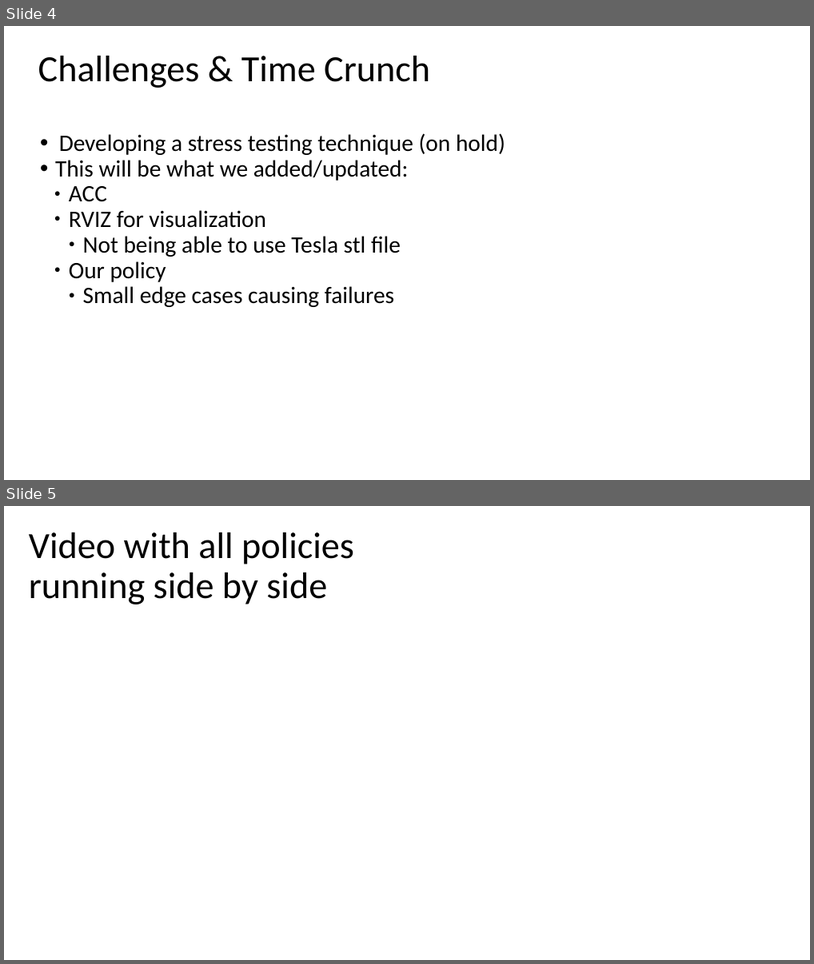
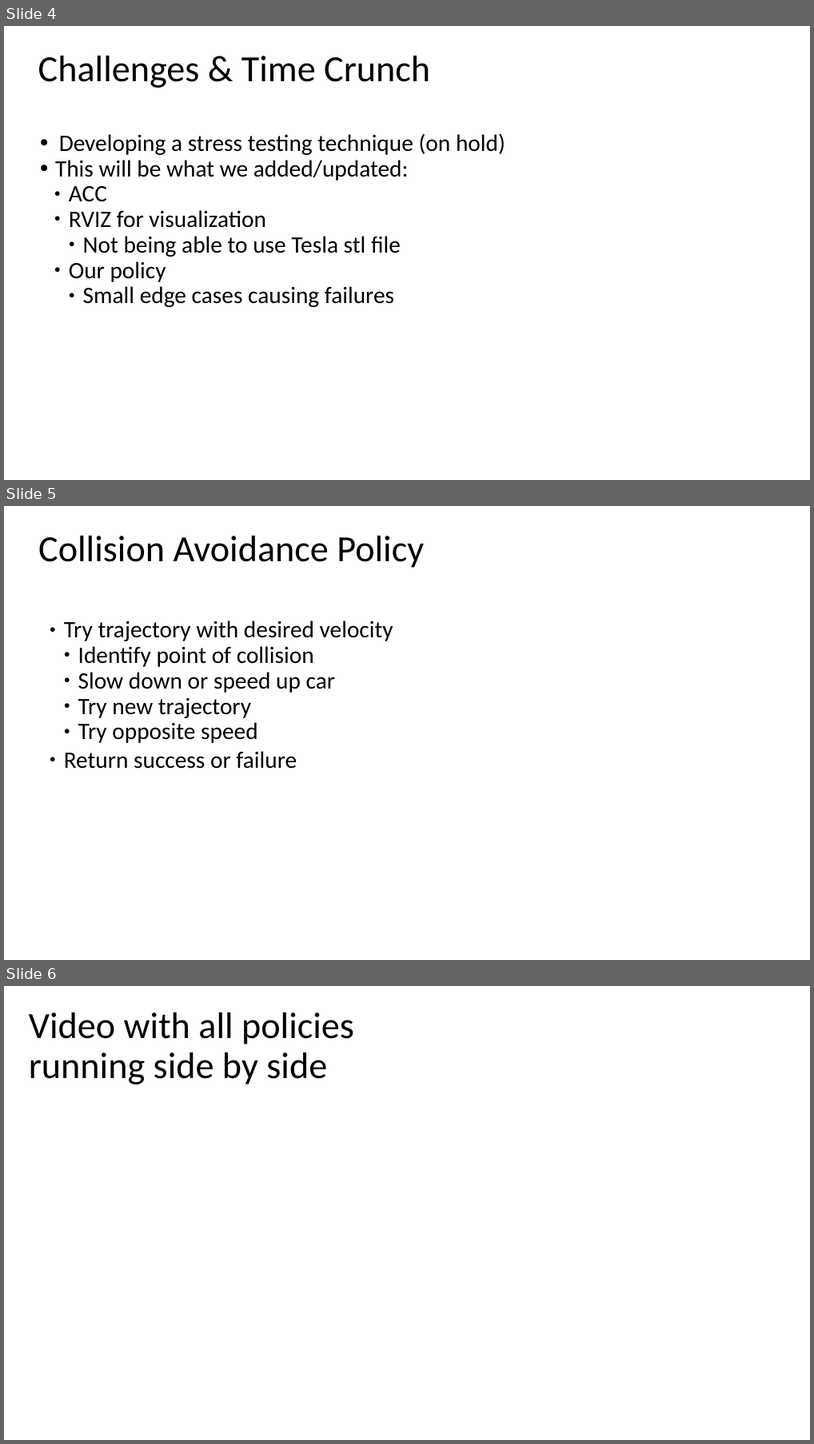
Before and after one commit to adfayed/aim_ros, a slide deck: Final Project Presentation.odp. Shown one above the other, each under a label of ours: slides 4 and 5 before the commit, slides 4, 5 and 6 after it. The pictures are 814x964 and 814x1444 pixels, drawn with LibreOffice and Linux fonts; fonts in the diff are those of the drawing. Boxes give left, top, right and bottom in pixels: in the first picture for what was removed or moved away, otherwise in the second. Text is boxed around its words. In the diff, an @@ line names an element or a change of style, - is before the commit and + after.

```diff
--- a/Final Project Presentation.odp
+++ b/Final Project Presentation.odp
@@ slide 5 added at [4, 506, 810, 960], background #FFFFFF @@
@@ text added at [38, 536, 424, 568], 44 pt, text #000000 @@
+Collision Avoidance Policy
@@ text added at [64, 620, 394, 768], 28 pt, text #000000 @@
+● Try trajectory with desired velocity
+  ● Identify point of collision
+  ● Slow down or speed up car
+  ● Try new trajectory
+  ● Try opposite speed
+● Return success or failure
@@ what was slide 5 is now slide 6 @@
```
Also in this commit, not shown: 2 other slides added, 1 slide removed, 7 other files.
